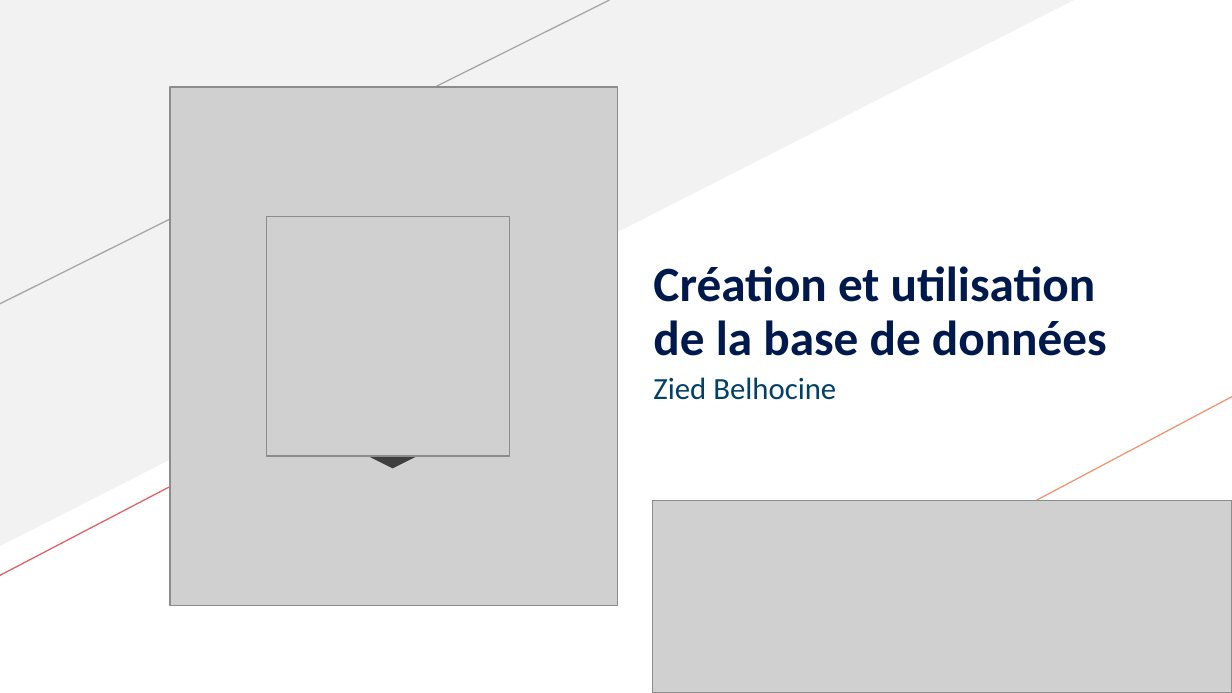
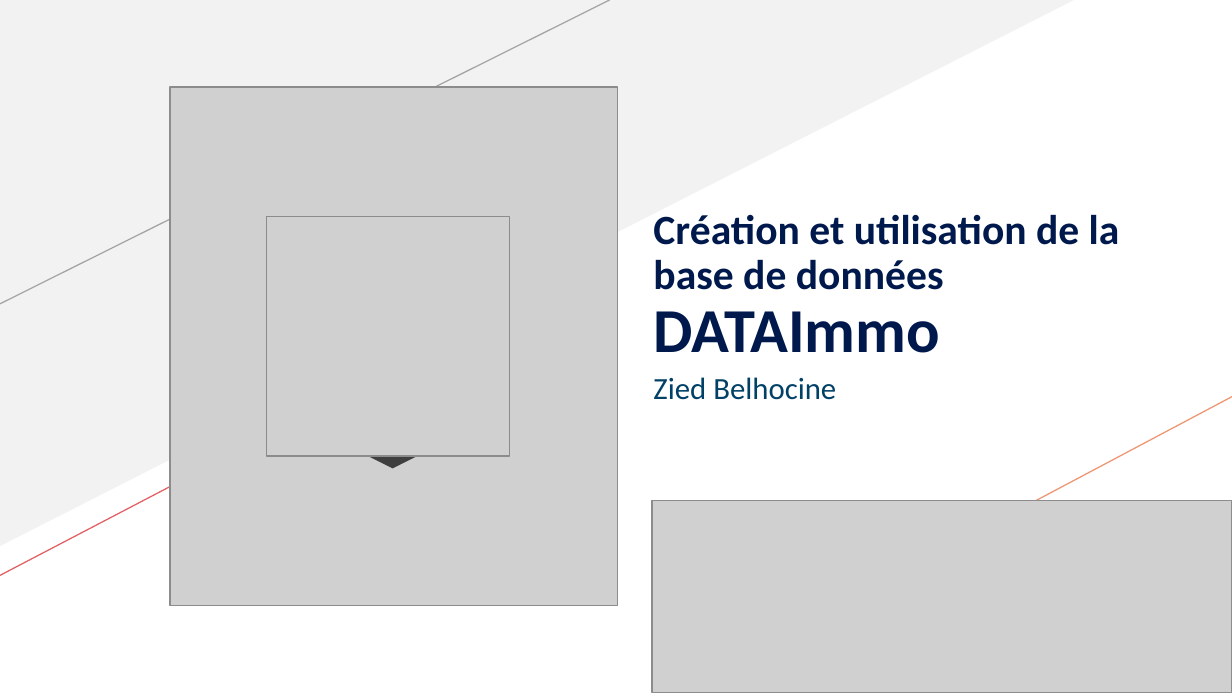
Before and after one commit to ziedbelhocine/Cours-OC, a slide deck: slide 1 of Data_Analyst/Projet_5/Belhocine_Zied_2_support_presentation_022026.pptx. Drawn at 1232x693 pixels with LibreOffice and Linux fonts; fonts in the diff are those of the drawing; grey boxes stand for pictures. Boxes give left, top, right and bottom in pixels: in the first picture for what was removed or moved away, otherwise in the second. Text is boxed around its words. In the diff, an @@ line names an element or a change of style, - is before the commit and + after.

```diff
--- a/Data_Analyst/Projet_5/Belhocine_Zied_2_support_presentation_022026.pptx
+++ b/Data_Analyst/Projet_5/Belhocine_Zied_2_support_presentation_022026.pptx
@@ title at (653, 214, 1120, 353): text changed; size 28.8 to 24.4 pt @@
-Création et utilisation de la base de données
+Création et utilisation de la base de données
+DATAImmo
```
Also in this commit, not shown: 3 other slides changed, 1 other file.
